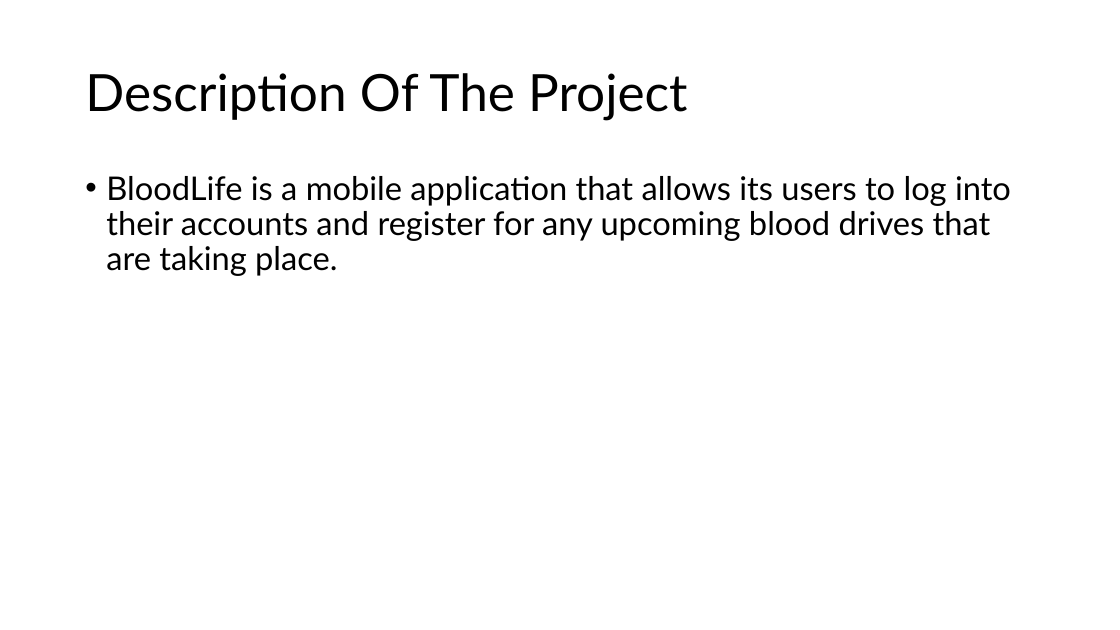
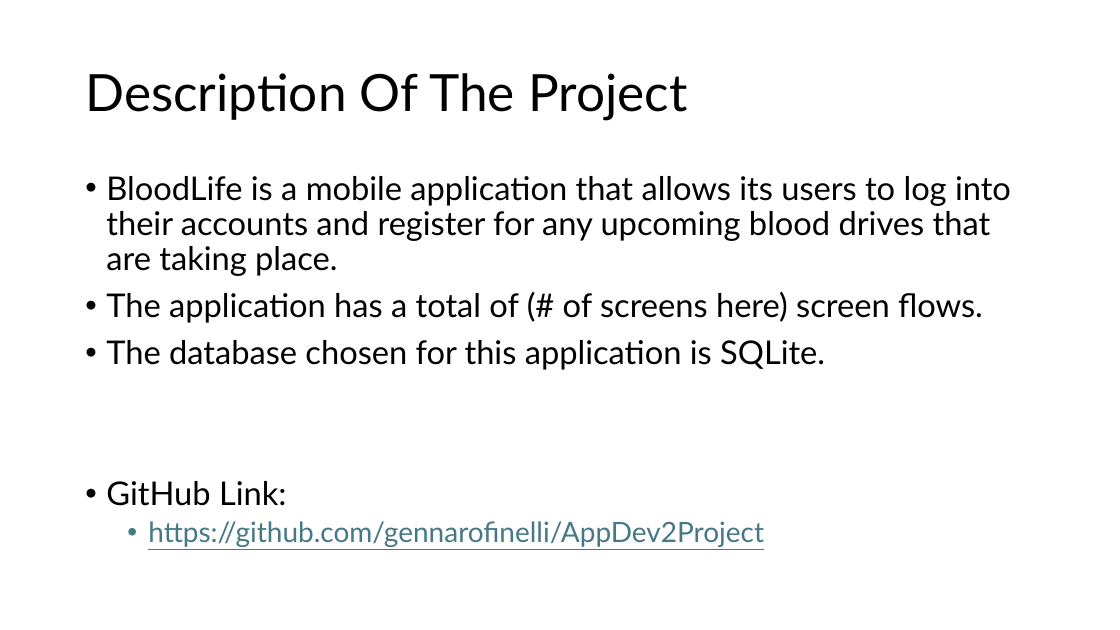
Before and after one commit to gennarofinelli/AppDev2Project, a slide deck: slide 2 of BloodLife Presentation.pptx. Drawn at 1120x630 pixels with LibreOffice and Linux fonts; fonts in the diff are those of the drawing. Boxes give left, top, right and bottom in pixels: in the first picture for what was removed or moved away, otherwise in the second. Text is boxed around its words. In the diff, an @@ line names an element or a change of style, - is before the commit and + after.

```diff
--- a/BloodLife Presentation.pptx
+++ b/BloodLife Presentation.pptx
@@ text at [106, 292, 983, 547]: paragraphs added @@
+• The application has a total of (# of screens here) screen flows.
+• The database chosen for this application is SQLite.
+• GitHub Link:
+  • https://github.com/gennarofinelli/AppDev2Project
```
Also in this commit, not shown: 6 other slides changed, 3 slides added, 1 other file.
